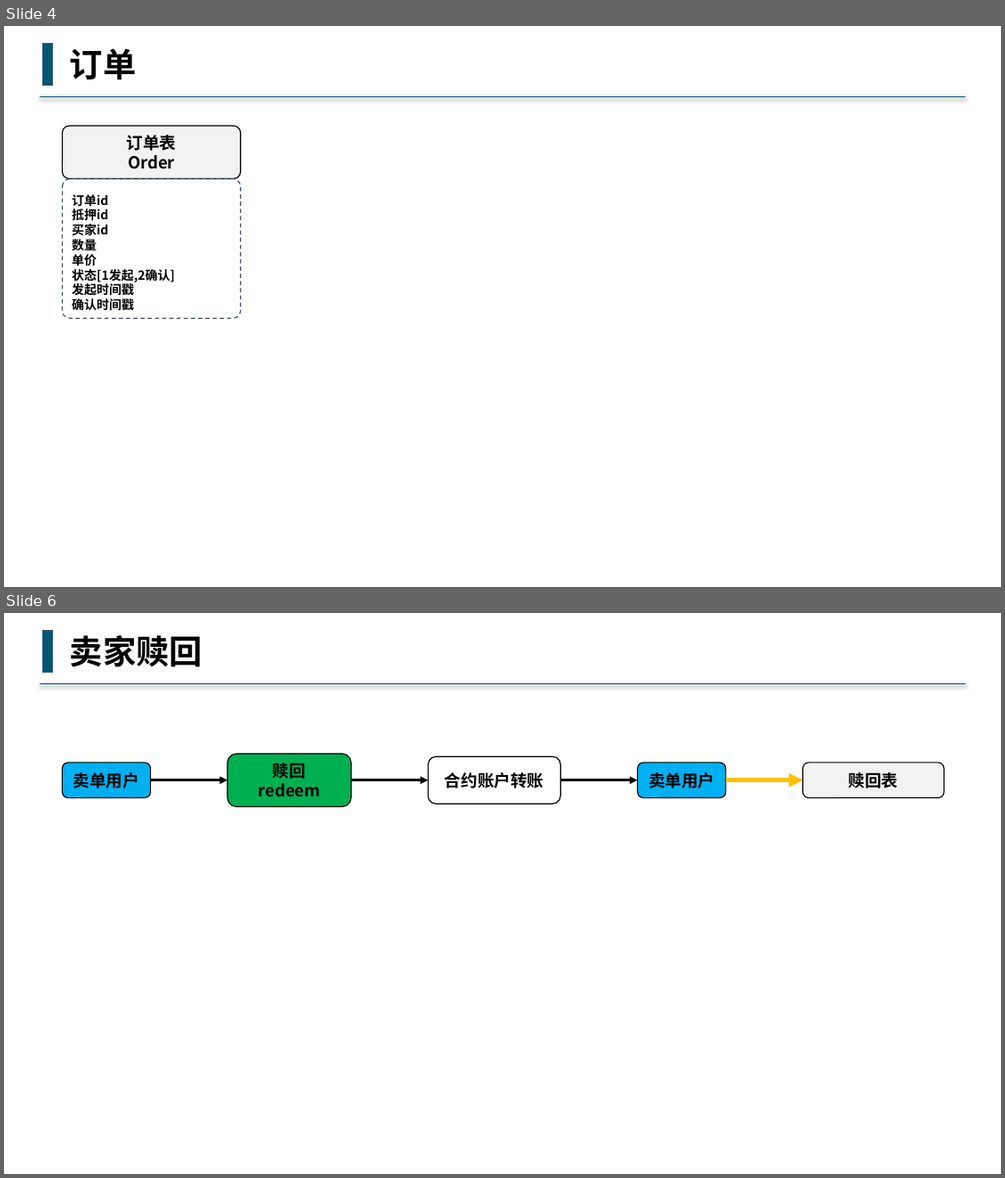
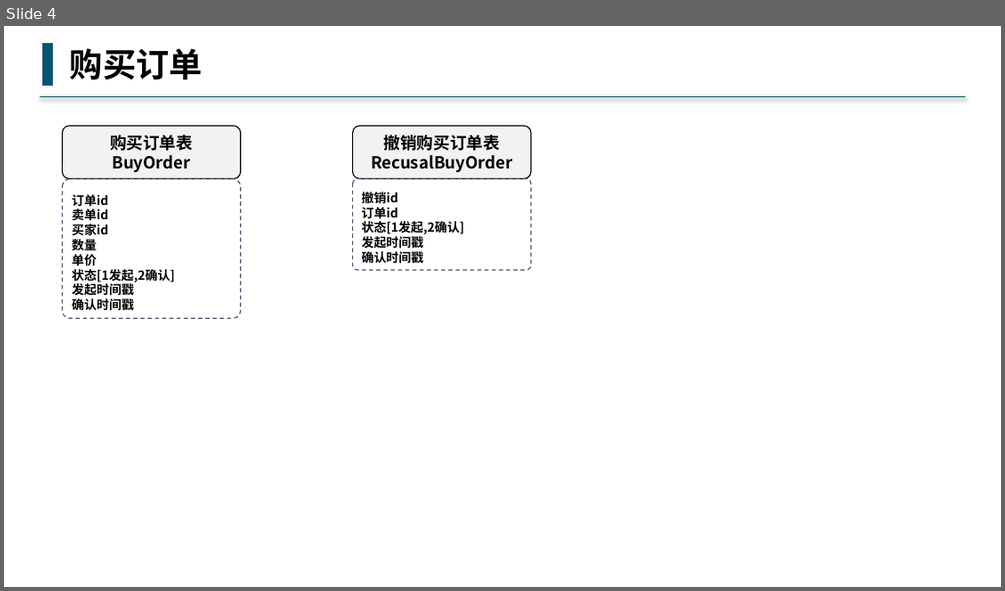
Before and after one commit to buddhachain/buddhaContract, a slide deck: doc/09.场外交易.pptx. Shown one above the other, each under a label of ours: slides 4 and 6 before the commit, slide 4 after it; the slides between them are not shown. The pictures are 1005x1178 and 1005x591 pixels, drawn with LibreOffice and Linux fonts; fonts in the diff are those of the drawing. Boxes give left, top, right and bottom in pixels: in the first picture for what was removed or moved away, otherwise in the second. Text is boxed around its words. In the diff, an @@ line names an element or a change of style, - is before the commit and + after.

```diff
--- a/doc/09.场外交易.pptx
+++ b/doc/09.场外交易.pptx
@@ slide 6 removed at (4,613,1001,1174), background #FFFFFF @@
@@ rectangle removed at (43,630,53,672) @@
@@ text removed at (70,635,202,667) @@
-卖家赎回
@@ line removed from (966, 684) to (39, 684) @@
@@ rounded rectangle removed at (63,763,151,798) @@
-卖单用户
@@ rounded rectangle removed at (227,754,351,807) @@
-赎回
-redeem
@@ rounded rectangle removed at (428,756,560,803) @@
-合约账户转账
@@ rounded rectangle removed at (638,763,726,798) @@
-卖单用户
@@ rounded rectangle removed at (802,763,944,798) @@
-赎回表
@@ arrow removed from (151, 780) to (227, 780) @@
@@ arrow removed from (351, 780) to (428, 780) @@
@@ arrow removed from (560, 780) to (638, 780) @@
@@ arrow removed from (726, 780) to (802, 780) @@
@@ slide 4 changed as well @@
@@ text at (70,48,202,80): text changed @@
-订单
+购买订单
@@ rounded rectangle added at (353,126,531,178), fill #F2F2F2, outline #000000 1 pt, 16 pt, text #000000, bold @@
+撤销购买订单表
+RecusalBuyOrder
@@ text in rounded rectangle at (110,135,193,172): text changed @@
-订单表
-Order
+购买订单表
+BuyOrder
@@ rounded rectangle added at (353,178,531,270), outline #44546A 1 pt dashed, 12 pt, text #000000, bold @@
+撤销id
+订单id
+状态[1发起,2确认]
+发起时间戳
+确认时间戳
@@ text in rounded rectangle at (72,208,108,220): text changed @@
-抵押id
+卖单id
```
Also in this commit, not shown: 4 other slides changed, 4 slides added, 1 other slide removed, 1 other file.
